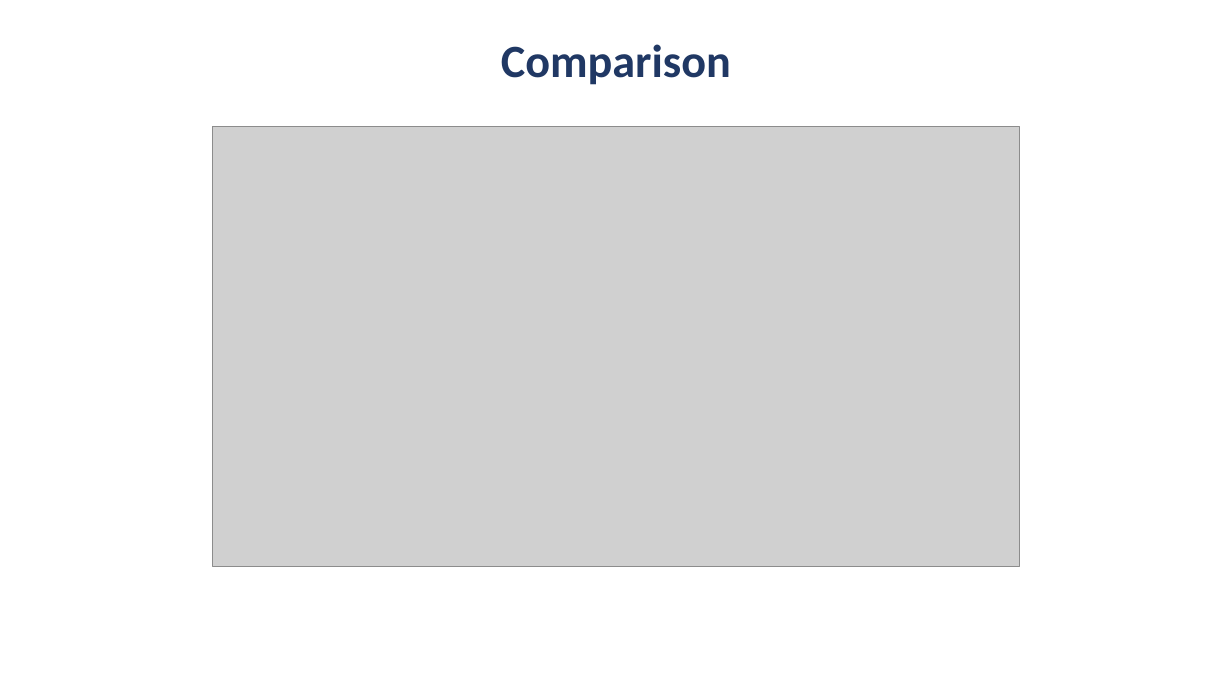
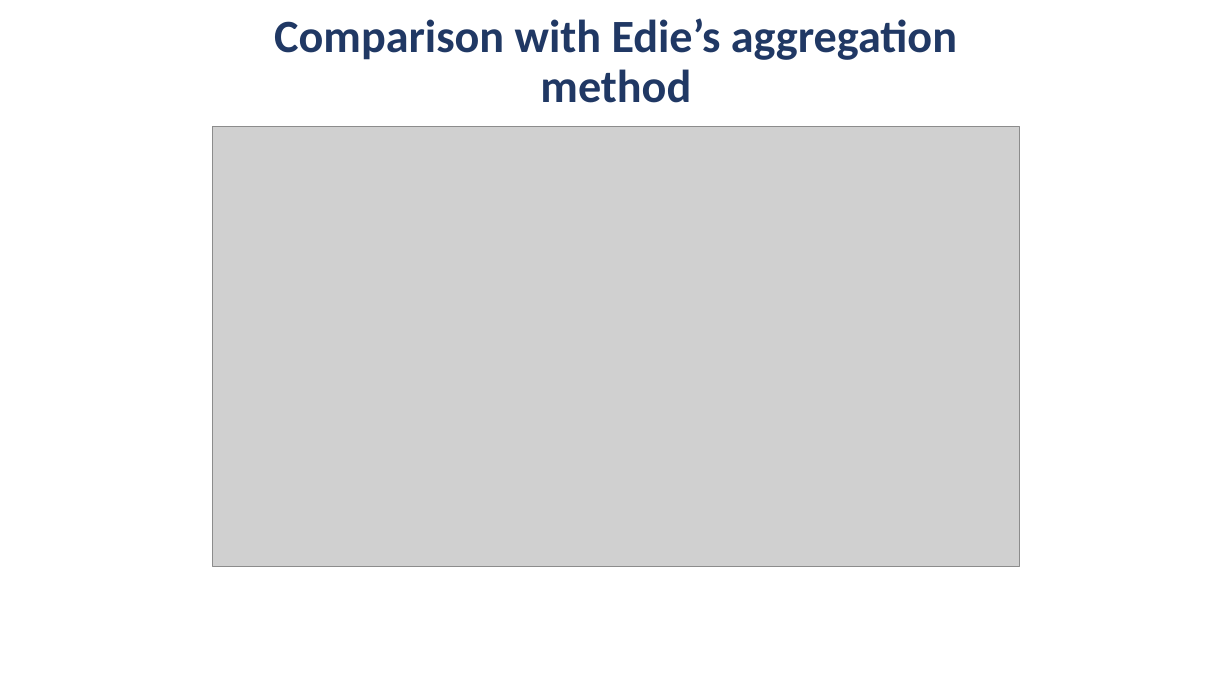
Before and after one commit to sauravbarua021-eng/Space_mean_speed_methods_comparison, a slide deck: slide 11 of Comparative Evaluation of Space Mean Speed Estimation Methods.pptx (slide 9 before the commit). Drawn at 1232x693 pixels with LibreOffice and Linux fonts; fonts in the diff are those of the drawing; grey boxes stand for pictures. Boxes give left, top, right and bottom in pixels: in the first picture for what was removed or moved away, otherwise in the second. Text is boxed around its words. In the diff, an @@ line names an element or a change of style, - is before the commit and + after.

```diff
--- a/Comparative Evaluation of Space Mean Speed Estimation Methods.pptx
+++ b/Comparative Evaluation of Space Mean Speed Estimation Methods.pptx
@@ title at (x1=274, y1=18, x2=957, y2=103): text changed @@
-Comparison
+Comparison with Edie’s aggregation method
```
Also in this commit, not shown: 2 other slides changed, 3 slides added, 3 other files.
